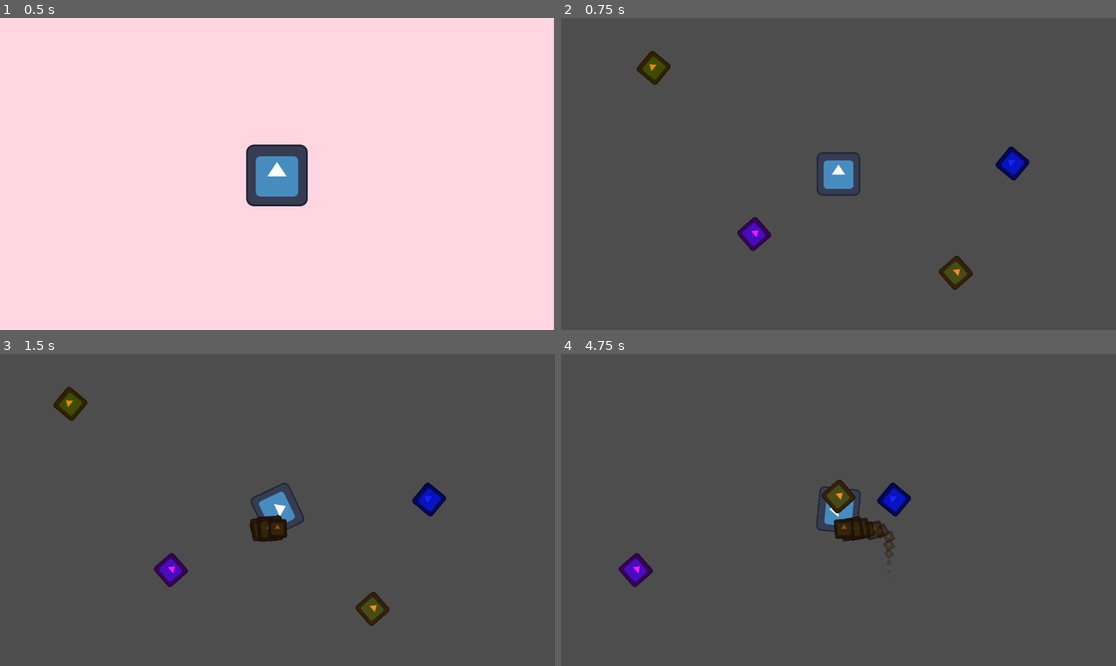
Above: before the commit, frames 1-4 (two rows, left to right).
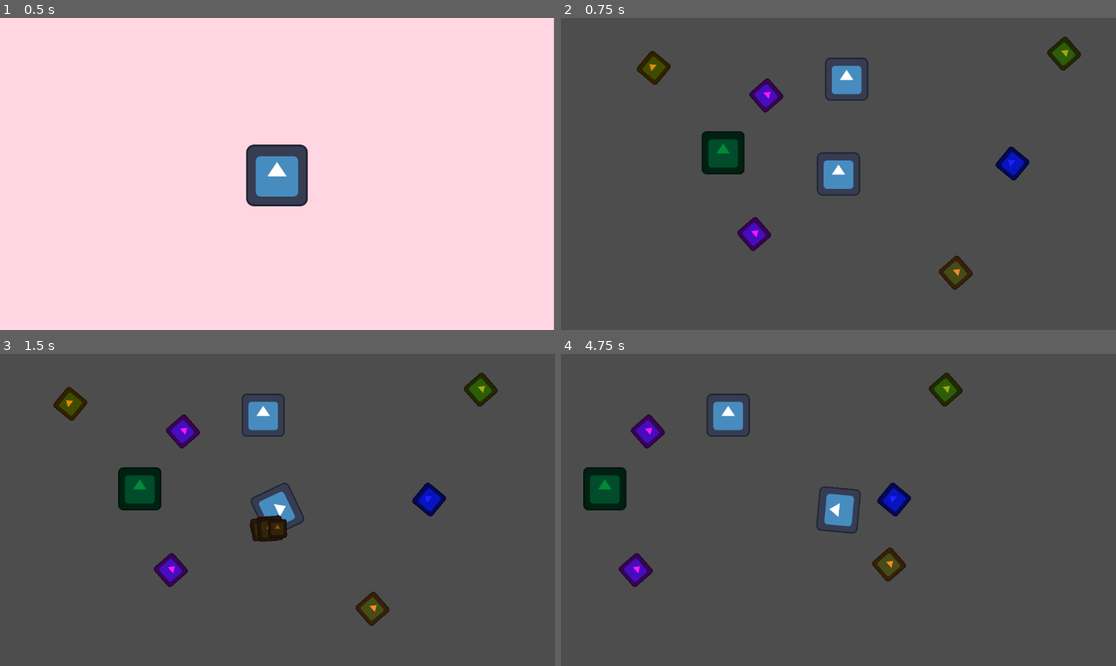
Above: after the commit, the same moments.

Repository: EdsonUso/tomom
Game: Godot game, scene res://scenes/MainMenu.tscn
The game is run twice, just before and just after one commit, with the same random seed, the same clock (stepped at 60 frames per second) and the same inputs. The engine's default icon, where the game draws it, is replaced by a stand-in: a white triangle on a blue panel in a dark square.
Inputs (mouse positions are in pixels of both pictures, inside the frame that each line leads up to):
- Up to frame 1 (0.5 s): no input
- Up to frame 2 (0.75 s): click (838, 174) at 0.5 s
- Up to frame 3 (1.5 s): tap Enter at 1.25 s; move the mouse to (399, 494) at 1.27 s; hold D (move_right) from 1.28 s (still down); hold Space (interagir) from 1.28 s (still down); click (399, 494) at 1.42 s
- Up to frame 4 (4.75 s): tap Q (drop_item, bound only after the commit) at 1.55, 2.1, 3.8 s; move the mouse to (727, 525) at 2.02 s; release D (move_right) at 2.03 s; release Space (interagir) at 2.03 s; hold S (move_down) 2.03-2.78 s; click (727, 525) at 2.17 s; tap R (toggle_wiring_mode, bound only after the commit) at 2.3, 4.55 s; move the mouse to (894, 441) at 2.77 s; hold D (move_right) 2.78-3.53 s; hold R (toggle_wiring_mode, bound only after the commit) 2.78-3.53 s; click (894, 441) at 2.92 s; tap Space (interagir) at 3.05, 3.6 s; move the mouse to (810, 572) at 3.52 s; hold W (move_up) 3.53-4.28 s; click (810, 572) at 3.67 s; move the mouse to (1005, 556) at 4.27 s; hold A (move_left) from 4.28 s (still down); hold Q (drop_item, bound only after the commit) from 4.28 s (still down); click (1005, 556) at 4.42 s

Frame 1 is identical in both runs. In frame 2, 2.5% of the frame differs, in the area x 25-94%, y 6-51%; in frame 3, 2.5%; in frame 4, 4.0%, in the area x 4-73%, y 6-73%.

Commit message:
:sparkles: feat - buttons

Diff:
--- a/project.godot
+++ b/project.godot
@@ -19,6 +19,11 @@
 
 MusicManager="*res://MusicManager.tscn"
 EventManager="*res://event_manager.tscn"
+
+[global_group]
+
+activator=""
+connectable=""
 
 [input]
 
@@ -52,6 +57,16 @@
 , Object(InputEventKey,"resource_local_to_scene":false,"resource_name":"","device":-1,"window_id":0,"alt_pressed":false …(183 unchanged characters)…
 ]
 }
+drop_item={
+"deadzone": 0.2,
+"events": [Object(InputEventKey,"resource_local_to_scene":false,"resource_name":"","device":-1,"window_id":0,"alt_pressed":false,"shift_pressed":false,"ctrl_pressed":false,"meta_pressed":false,"pressed":false,"keycode":0,"physical_keycode":81,"key_label":0,"unicode":113,"location":0,"echo":false,"script":null)
+]
+}
+toggle_wiring_mode={
+"deadzone": 0.2,
+"events": [Object(InputEventKey,"resource_local_to_scene":false,"resource_name":"","device":-1,"window_id":0,"alt_pressed":false,"shift_pressed":false,"ctrl_pressed":false,"meta_pressed":false,"pressed":false,"keycode":0,"physical_keycode":82,"key_label":0,"unicode":114,"location":0,"echo":false,"script":null)
+]
+}
 
 [layer_names]
 
--- /dev/null
+++ b/resettable_button.gd
@@ -0,0 +1,24 @@
+extends Area2D
+
+signal pressed
+signal relased
+
+@onready var animation_player: AnimationPlayer = $AnimationPlayer
+
+var bodies_on_top:int = 0
+
+func _on_body_entered(body) -> void:
+
+	if bodies_on_top == 0:
+		animation_player.play("press_down")
+		pressed.emit()
+
+	bodies_on_top += 1
+
+
+func _on_body_exited(body) -> void:
+	bodies_on_top -= 1
+
+	if bodies_on_top == 0:
+		animation_player.play("pressed_up")
+		relased.emit()
--- /dev/null
+++ b/scenes/Box.tscn
@@ -0,0 +1,4 @@
+[gd_scene format=3 uid="uid://bbuimdch8v6tq"]
+
+[node name="Box" type="RigidBody2D" groups=["activator"]]
+mass = 0.676
--- a/scenes/Cutscene.tscn
+++ b/scenes/Cutscene.tscn
@@ -42,19 +42,32 @@
 "values": [Color(0.589561, 0.133689, 0.319568, 1)]
 }
 
-[sub_resource type="Animation" id="Animation_g23k1"]
-resource_name = "fade_out"
+[sub_resource type="Animation" id="Animation_wphk0"]
+resource_name = "cutscene_animais"
+length = 5.0
 tracks/0/type = "value"
 tracks/0/imported = false
 tracks/0/enabled = true
-tracks/0/path = NodePath("../Panel:modulate")
+tracks/0/path = NodePath(".:position")
 tracks/0/interp = 1
 tracks/0/loop_wrap = true
 tracks/0/keys = {
-"times": PackedFloat32Array(0, 0.82),
-"transitions": PackedFloat32Array(1, 1),
+"times": PackedFloat32Array(0, 2.99, 5),
+"transitions": PackedFloat32Array(1, 1, 1),
 "update": 0,
-"values": [Color(1, 1, 1, 1), Color(1, 1, 1, 0)]
+"values": [Vector2(617, -149), Vector2(630, 275), Vector2(630, 275)]
+}
+tracks/1/type = "value"
+tracks/1/imported = false
+tracks/1/enabled = true
+tracks/1/path = NodePath(".:modulate")
+tracks/1/interp = 1
+tracks/1/loop_wrap = true
+tracks/1/keys = {
+"times": PackedFloat32Array(0),
+"transitions": PackedFloat32Array(1),
+"update": 0,
+"values": [Color(0.548199, 0.234524, 9.62615e-08, 1)]
 }
 
 [sub_resource type="Animation" id="Animation_mn5u2"]
@@ -86,32 +99,19 @@
 "values": [Color(0.454853, 0.171979, 0.636583, 1)]
 }
 
-[sub_resource type="Animation" id="Animation_wphk0"]
-resource_name = "cutscene_animais"
-length = 5.0
+[sub_resource type="Animation" id="Animation_g23k1"]
+resource_name = "fade_out"
 tracks/0/type = "value"
 tracks/0/imported = false
 tracks/0/enabled = true
-tracks/0/path = NodePath(".:position")
+tracks/0/path = NodePath("../Panel:modulate")
 tracks/0/interp = 1
 tracks/0/loop_wrap = true
 tracks/0/keys = {
-"times": PackedFloat32Array(0, 2.99, 5),
-"transitions": PackedFloat32Array(1, 1, 1),
+"times": PackedFloat32Array(0, 0.82),
+"transitions": PackedFloat32Array(1, 1),
 "update": 0,
-"values": [Vector2(617, -149), Vector2(630, 275), Vector2(630, 275)]
-}
-tracks/1/type = "value"
-tracks/1/imported = false
-tracks/1/enabled = true
-tracks/1/path = NodePath(".:modulate")
-tracks/1/interp = 1
-tracks/1/loop_wrap = true
-tracks/1/keys = {
-"times": PackedFloat32Array(0),
-"transitions": PackedFloat32Array(1),
-"update": 0,
-"values": [Color(0.548199, 0.234524, 9.62615e-08, 1)]
+"values": [Color(1, 1, 1, 1), Color(1, 1, 1, 0)]
 }
 
 [sub_resource type="AnimationLibrary" id="AnimationLibrary_wphk0"]
@@ -123,6 +123,7 @@
 }
 
 [node name="CutsceneManager" type="CanvasLayer"]
+visible = false
 script = ExtResource("1_g23k1")
 
 [node name="Panel" type="Panel" parent="."]
--- /dev/null
+++ b/scenes/Door.tscn
@@ -0,0 +1,84 @@
+[gd_scene load_steps=7 format=3 uid="uid://2msfnfj1exd8"]
+
+[ext_resource type="Script" uid="uid://s6c7v4sbe0bx" path="res://src/door.gd" id="1_eyv6f"]
+[ext_resource type="Texture2D" uid="uid://bbpuykvydq6v6" path="res://icon.svg" id="2_mg2as"]
+
+[sub_resource type="RectangleShape2D" id="RectangleShape2D_eyv6f"]
+size = Vector2(135, 134)
+
+[sub_resource type="Animation" id="Animation_ao1jx"]
+length = 0.001
+tracks/0/type = "value"
+tracks/0/imported = false
+tracks/0/enabled = true
+tracks/0/path = NodePath("Sprite2D:modulate")
+tracks/0/interp = 1
+tracks/0/loop_wrap = true
+tracks/0/keys = {
+"times": PackedFloat32Array(0),
+"transitions": PackedFloat32Array(1),
+"update": 0,
+"values": [Color(1, 1, 1, 1)]
+}
+tracks/1/type = "value"
+tracks/1/imported = false
+tracks/1/enabled = true
+tracks/1/path = NodePath("CollisionShape2D:disabled")
+tracks/1/interp = 1
+tracks/1/loop_wrap = true
+tracks/1/keys = {
+"times": PackedFloat32Array(0),
+"transitions": PackedFloat32Array(1),
+"update": 1,
+"values": [false]
+}
+
+[sub_resource type="Animation" id="Animation_1ebfc"]
+resource_name = "open"
+length = 2.0
+tracks/0/type = "value"
+tracks/0/imported = false
+tracks/0/enabled = true
+tracks/0/path = NodePath("Sprite2D:modulate")
+tracks/0/interp = 1
+tracks/0/loop_wrap = true
+tracks/0/keys = {
+"times": PackedFloat32Array(0, 0.97),
+"transitions": PackedFloat32Array(1, 1),
+"update": 0,
+"values": [Color(1, 1, 1, 1), Color(0.0313726, 0.0313726, 0.0313726, 0)]
+}
+tracks/1/type = "value"
+tracks/1/imported = false
+tracks/1/enabled = true
+tracks/1/path = NodePath("CollisionShape2D:disabled")
+tracks/1/interp = 1
+tracks/1/loop_wrap = true
+tracks/1/keys = {
+"times": PackedFloat32Array(0, 1.11, 1.25),
+"transitions": PackedFloat32Array(1, 1, 1),
+"update": 1,
+"values": [false, false, true]
+}
+
+[sub_resource type="AnimationLibrary" id="AnimationLibrary_y7q0m"]
+_data = {
+&"RESET": SubResource("Animation_ao1jx"),
+&"open": SubResource("Animation_1ebfc")
+}
+
+[node name="Door" type="StaticBody2D"]
+collision_layer = 2
+script = ExtResource("1_eyv6f")
+
+[node name="Sprite2D" type="Sprite2D" parent="."]
+texture = ExtResource("2_mg2as")
+
+[node name="CollisionShape2D" type="CollisionShape2D" parent="."]
+position = Vector2(-1.5, -4)
+shape = SubResource("RectangleShape2D_eyv6f")
+
+[node name="AnimationPlayer" type="AnimationPlayer" parent="."]
+libraries = {
+&"": SubResource("AnimationLibrary_y7q0m")
+}
--- /dev/null
+++ b/scenes/dummy_button.tscn
@@ -0,0 +1,6 @@
+[gd_scene load_steps=2 format=3 uid="uid://vi3d7u3pbmnp"]
+
+[ext_resource type="PackedScene" uid="uid://h8c67hl00bin" path="res://scenes/item.tscn" id="1_f6pcu"]
+
+[node name="dummy_button" instance=ExtResource("1_f6pcu")]
+item_id = &"dummy_button"
--- /dev/null
+++ b/scenes/moveable_button.tscn
@@ -0,0 +1,11 @@
+[gd_scene load_steps=3 format=3 uid="uid://dx65155fda6dp"]
+
+[ext_resource type="PackedScene" uid="uid://h8c67hl00bin" path="res://scenes/item.tscn" id="1_ns8gr"]
+[ext_resource type="Script" uid="uid://dow7xpvnig60x" path="res://src/moveable_button.gd" id="2_5tmpt"]
+
+[node name="moveable_button" instance=ExtResource("1_ns8gr")]
+script = ExtResource("2_5tmpt")
+item_id = &"moveable_button"
+
+[node name="Sprite2D" parent="." index="0"]
+modulate = Color(0.634506, 0.662978, 0.0449781, 1)
--- a/scenes/player_testtscn.tscn
+++ b/scenes/player_testtscn.tscn
@@ -13,6 +13,7 @@
 size = Vector2(148, 134)
 
 [node name="Player" type="CharacterBody2D" groups=["player"]]
+collision_mask = 15
 script = ExtResource("1_70asp")
 
 [node name="Sprite2D" type="Sprite2D" parent="."]
@@ -43,3 +44,5 @@
 
 [node name="PickupItem" type="AudioStreamPlayer" parent="."]
 stream = ExtResource("5_5sloj")
+
+[node name="WireLinePreview" type="Line2D" parent="."]
--- /dev/null
+++ b/scenes/presure_plate.tscn
@@ -0,0 +1,60 @@
+[gd_scene load_steps=7 format=3 uid="uid://hlv36q1qk8ri"]
+
+[ext_resource type="Script" uid="uid://bgbyrav17nop5" path="res://src/pressure_plate.gd" id="1_fpofk"]
+[ext_resource type="Texture2D" uid="uid://bbpuykvydq6v6" path="res://icon.svg" id="1_gqlow"]
+
+[sub_resource type="RectangleShape2D" id="RectangleShape2D_rfsdn"]
+
+[sub_resource type="Animation" id="Animation_mb115"]
+length = 0.001
+tracks/0/type = "value"
+tracks/0/imported = false
+tracks/0/enabled = true
+tracks/0/path = NodePath("Sprite2D:modulate")
+tracks/0/interp = 1
+tracks/0/loop_wrap = true
+tracks/0/keys = {
+"times": PackedFloat32Array(0),
+"transitions": PackedFloat32Array(1),
+"update": 0,
+"values": [Color(0, 0.541176, 0.227451, 1)]
+}
+
+[sub_resource type="Animation" id="Animation_fpofk"]
+resource_name = "press_down"
+length = 2.0
+tracks/0/type = "value"
+tracks/0/imported = false
+tracks/0/enabled = true
+tracks/0/path = NodePath("Sprite2D:modulate")
+tracks/0/interp = 1
+tracks/0/loop_wrap = true
+tracks/0/keys = {
+"times": PackedFloat32Array(0, 1),
+"transitions": PackedFloat32Array(1, 1),
+"update": 0,
+"values": [Color(0, 0.541176, 0.227451, 1), Color(0, 0, 0, 1)]
+}
+
+[sub_resource type="AnimationLibrary" id="AnimationLibrary_863vh"]
+_data = {
+&"RESET": SubResource("Animation_mb115"),
+&"press_down": SubResource("Animation_fpofk")
+}
+
+[node name="PresurePlate" type="Area2D"]
+script = ExtResource("1_fpofk")
+
+[node name="CollisionShape2D" type="CollisionShape2D" parent="."]
+shape = SubResource("RectangleShape2D_rfsdn")
+
+[node name="Sprite2D" type="Sprite2D" parent="."]
+modulate = Color(0, 0.541176, 0.227451, 1)
+texture = ExtResource("1_gqlow")
+
+[node name="AnimationPlayer" type="AnimationPlayer" parent="."]
+libraries = {
+&"": SubResource("AnimationLibrary_863vh")
+}
+
+[connection signal="body_entered" from="." to="." method="_on_body_entered"]
--- /dev/null
+++ b/scenes/resettable_button.tscn
@@ -0,0 +1,7 @@
+[gd_scene load_steps=3 format=3 uid="uid://dpk8nimb57nw2"]
+
+[ext_resource type="PackedScene" uid="uid://hlv36q1qk8ri" path="res://scenes/presure_plate.tscn" id="1_oifpc"]
+[ext_resource type="Script" uid="uid://dvd3n75smkuct" path="res://resettable_button.gd" id="2_oh10e"]
+
+[node name="ResettableButton" instance=ExtResource("1_oifpc")]
+script = ExtResource("2_oh10e")
--- a/scenes/room.tscn
+++ b/scenes/room.tscn
@@ -6,6 +6,11 @@
 [ext_resource type="PackedScene" uid="uid://ch62ajwdx7sv3" path="res://scenes/hole_animais.tscn" id="5_jxe34"]
 [ext_resource type="PackedScene" uid="uid://cbn0qmo5psm6a" path="res://scenes/Cutscene.tscn" id="5_qvc4m"]
 [ext_resource type="PackedScene" uid="uid://da5n03856xl1a" path="res://scenes/icone_animal.tscn" id="6_jn645"]
+[ext_resource type="PackedScene" uid="uid://hlv36q1qk8ri" path="res://scenes/presure_plate.tscn" id="7_7dqbv"]
+[ext_resource type="PackedScene" uid="uid://2msfnfj1exd8" path="res://scenes/Door.tscn" id="8_ybpoa"]
+[ext_resource type="PackedScene" uid="uid://dx65155fda6dp" path="res://scenes/moveable_button.tscn" id="9_ybpoa"]
+[ext_resource type="PackedScene" uid="uid://bmo0x1kdjuuo7" path="res://wire.tscn" id="10_eom3m"]
+[ext_resource type="PackedScene" uid="uid://dr77l6ekow1ko" path="res://scenes/wire_roll.tscn" id="11_tk5fv"]
 
 [node name="Room" type="Node2D"]
 
@@ -22,7 +27,6 @@
 position = Vector2(-105, 264)
 
 [node name="CutsceneManager" parent="." instance=ExtResource("5_qvc4m")]
-visible = false
 
 [node name="WorldTile" type="Node" parent="."]
 
@@ -32,5 +36,20 @@
 [node name="Icone_Animal" parent="." instance=ExtResource("6_jn645")]
 position = Vector2(493, 379)
 
+[node name="PresurePlate" parent="." instance=ExtResource("7_7dqbv")]
+position = Vector2(-197, 23)
+
+[node name="Door" parent="." instance=ExtResource("8_ybpoa")]
+position = Vector2(169, -195)
+
+[node name="moveable_button" parent="." instance=ExtResource("9_ybpoa")]
+position = Vector2(814, -271)
+
+[node name="Wire" parent="." instance=ExtResource("10_eom3m")]
+
+[node name="wire_roll" parent="." instance=ExtResource("11_tk5fv")]
+position = Vector2(-69, -147)
+
 [connection signal="item_delivered" from="Hole" to="CutsceneManager" method="start_cutscene"]
 [connection signal="item_delivered" from="hole_animais" to="CutsceneManager" method="start_cutscene"]
+[connection signal="pressed" from="PresurePlate" to="Door" method="open_door"]
--- /dev/null
+++ b/scenes/wire_roll.tscn
@@ -0,0 +1,6 @@
+[gd_scene load_steps=2 format=3 uid="uid://dr77l6ekow1ko"]
+
+[ext_resource type="PackedScene" uid="uid://h8c67hl00bin" path="res://scenes/item.tscn" id="1_grwig"]
+
+[node name="wire_roll" instance=ExtResource("1_grwig")]
+item_id = &"wire_roll"
--- /dev/null
+++ b/src/connective_button.gd
@@ -0,0 +1,32 @@
+extends Area2D
+
+class_name ConnectableButton
+
+signal pressed
+signal released
+
+
+var is_activated: bool = false
+
+@onready var animation_player: AnimationPlayer = $AnimationPlayer
+var linked_button: Node = null
+
+func set_linked_button(button_node: Node) -> void:
+	linked_button = button_node
+
+func activate():
+	if is_activated: return
+
+	is_activated = true
+	animation_player.play("press_down")
+	pressed.emit()
+
+	if is_instance_valid(linked_button):
+		linked_button.force_activate()
+
+func force_active() ->void:
+	if is_activated : return
+	is_activated = true
+
+	animation_player.play("press_down")
+	#Não emitir sinal para não evitar loops
--- /dev/null
+++ b/src/door.gd
@@ -0,0 +1,23 @@
+extends StaticBody2D
+
+
+@onready var animation_player: AnimationPlayer = $AnimationPlayer
+@onready var colisor: CollisionShape2D = $CollisionShape2D
+
+var is_open: bool = false
+
+func open_door() -> void:
+	if animation_player.is_playing():
+		return
+
+	print("Porta recebendo comando de abrir")
+	animation_player.play("open")
+	is_open = true
+
+
+func close_door() -> void:
+	if not is_open:
+		return
+	is_open = false
+
+	animation_player.play("close")
--- /dev/null
+++ b/src/moveable_button.gd
@@ -0,0 +1,56 @@
+extends AreaItem
+
+class_name MovableButton
+
+signal pressed
+signal released
+
+var is_activated: bool = false
+var is_on_ground: bool = true # O botão começa no chão
+var linked_button: Node = null
+
+@onready var animation_player: AnimationPlayer = $AnimationPlayer
+
+func _ready():
+	# Conecta o sinal do próprio Area2D (que ele herda de Item)
+	# para detectar quando o jogador pisa nele.
+	self.body_entered.connect(_on_body_entered)
+	# self.body_exited.connect(_on_body_exited) # Para lógica de resetar
+
+func _on_body_entered(body):
+	# O botão só funciona se estiver no chão E não tiver sido ativado permanentemente.
+	if not is_on_ground or is_activated:
+		return
+
+	if body.is_in_group("player"):
+		activate()
+
+# --- Funções Públicas ---
+
+func activate():
+	if is_activated: return
+	is_activated = true
+	animation_player.play("press_down")
+	pressed.emit()
+	if is_instance_valid(linked_button):
+		linked_button.force_activate()
+
+func force_activate():
+	if is_activated: return
+	is_activated = true
+	animation_player.play("press_down")
+
+func set_linked_button(button_node: Node):
+	linked_button = button_node
+
+# --- Funções para o Player Chamar ---
+
+func on_pickup():
+	"""Chamada pelo jogador quando este item é pego."""
+	is_on_ground = false
+	# Esconde a linha de conexão se houver uma
+	# (lógica de fio visual pode ser adicionada aqui)
+
+func on_drop():
+	"""Chamada pelo jogador quando este item é solto."""
+	is_on_ground = true
--- a/src/player_movement.gd
+++ b/src/player_movement.gd
@@ -4,37 +4,35 @@
 
 @export_group("Movement")
 @export var speed: float = 300.0
-
-@export_range(0.0, 1.0) var friction: float = 0.1 ## Quão rapido o jogador para
-@export_range(0.0, 1.0) var acceleration: float = 0.2 ##Quã rapido a velocidade aumenta
+@export_range(0.0, 1.0) var friction: float = 0.1
+@export_range(0.0, 1.0) var acceleration: float = 0.2
 
 @export_group("Juice")
 @export var enable_rotation_juice: bool = true
-@export_range(0.0, 0.1) var rotation_smoothing: float = 0.1 ## Suavidade na rotação
+@export_range(0.0, 0.1) var rotation_smoothing: float = 0.1
+@export var enable_squash_juice: bool = true
+@export var squash_factor: float = 0.1
 
-@onready var dust_particles: GPUParticles2D = $dust_particles
+@export_group("Grab & Drop")
+var item_in_reach: AreaItem = null
+var carried_item: AreaItem = null
 
+var has_wire: bool = false
+var is_in_wiring_mode: bool = false
+var first_button_to_connect: Node = null
 var was_moving: bool = false
 
-@export var enable_squash_juice: bool = true
-@export var squash_factor: float = 0.1 ## Quão forte é o efeito de "achatar"
+const wire_scene = preload("res://wire.tscn")
 
+@onready var wire_line_preview: Line2D = $WireLinePreview
+@onready var dust_particles: GPUParticles2D = $dust_particles
 @onready var sprite: Sprite2D = $Sprite2D
-
-@onready var collision:CollisionShape2D = $Colisor
-
-
-@export_group("Grab & Drop")
-var item_in_reach: Area2D = null
-var carried_item: AreaItem = null
-
-@onready var interaction_area:Area2D = $interaction_area
-
+@onready var collision: CollisionShape2D = $Colisor
+@onready var interaction_area: Area2D = $interaction_area
 @onready var pickup_item_sound: AudioStreamPlayer = $PickupItem
 
-
 func _ready() -> void:
-	await get_tree().process_frame #Espera para garantir que o shape foi inicializado
+	await get_tree().process_frame
 
 	interaction_area.area_entered.connect(_on_interaction_area_entered)
 	interaction_area.area_exited.connect(_on_interaction_area_exited)
@@ -42,30 +40,57 @@
 	if collision and collision.shape:
 		var half_height = collision.shape.get_rect().size.y / 2.0
 		dust_particles.position.y = half_height
-		print("Posição do emissor de poeira ajustada para: ", dust_particles.position)
+
+	wire_line_preview.visible = false
+	wire_line_preview.width = 3.0
+	wire_line_preview.default_color = Color.RED
 
 
 func _unhandled_input(event: InputEvent) -> void:
 	if event.is_action_pressed("interagir"):
 		if not carried_item and is_instance_valid(item_in_reach):
-			#Pegar item
-			carried_item = item_in_reach
-			item_in_reach = null
+			if item_in_reach.item_id == "wire_roll":
+				has_wire = true
+				item_in_reach.queue_free()
+			else:
+				carried_item = item_in_reach
+				item_in_reach = null
+				carried_item.reparent(self)
+				carried_item.get_node("Colisor").disabled = true
+				carried_item.position = Vector2(0, -40)
+				pickup_item_sound.play()
 
-			carried_item.reparent(self)
-			carried_item.get_node("Colisor").disabled = true
-			carried_item.position = Vector2(0, -40) #Posição acima da cabeça
+				if carried_item.has_method("on_pickup"):
+					carried_item.on_pickup()
 
-			pickup_item_sound.play()
+	if event.is_action_pressed("drop_item"):
+		if is_instance_valid(carried_item):
+			var item_to_drop = carried_item
 
-			print("Item capturado: ", carried_item.item_id)
+			self.remove_child(item_to_drop)
+			get_tree().current_scene.add_child(item_to_drop)
+			item_to_drop.global_position = self.global_position
+			item_to_drop.get_node("Colisor").disabled = false
+
+			if item_to_drop.has_method("on_drop"):
+				item_to_drop.on_drop()
+
+			carried_item = null
+
+	if has_wire and event.is_action_pressed("toggle_wiring_mode"):
+		print("botão de toggle ativado!")
+		is_in_wiring_mode = !is_in_wiring_mode
+		if not is_in_wiring_mode:
+			first_button_to_connect = null
+			wire_line_preview.visible = false
+
+	if is_in_wiring_mode and event is InputEventMouseButton and event.is_pressed():
+		handle_wiring_click(event.position)
 
 
 func _physics_process(delta: float) -> void:
 	var input_direction: Vector2 = Input.get_vector("move_left", "move_right", "move_up", "move_down")
-
 	var target_velocity: Vector2 = input_direction * speed
-
 
 	if input_direction != Vector2.ZERO:
 		velocity = velocity.lerp(target_velocity, acceleration)
@@ -73,49 +98,84 @@
 		velocity = velocity.lerp(Vector2.ZERO, friction)
 
 	var is_moving: bool = velocity.length() > 1.0
-
 	if is_moving and not was_moving:
 		emit_dust_particles()
+	was_moving = is_moving
 
 	move_and_slide()
+	apply_juice_effects(input_direction)
 
-	apply_juice_effects(input_direction)
+	if is_in_wiring_mode and is_instance_valid(first_button_to_connect):
+		wire_line_preview.global_position = Vector2.ZERO
+		wire_line_preview.points[0] = first_button_to_connect.global_position
+		wire_line_preview.points[1] = get_global_mouse_position()
+
+
+func handle_wiring_click(mouse_position: Vector2):
+	var world_space = get_world_2d().direct_space_state
+	var query_params = PhysicsRayQueryParameters2D.create(get_global_mouse_position(), get_global_mouse_position())
+	var result = world_space.intersect_point(query_params, 1)
+
+	if result.is_empty():
+		return
+
+	var clicked_node = result[0].collider
+	if not clicked_node.is_in_group("connectable"):
+		return
+
+	if not is_instance_valid(first_button_to_connect):
+		first_button_to_connect = clicked_node
+		wire_line_preview.points = [first_button_to_connect.global_position, get_global_mouse_position()]
+		wire_line_preview.visible = true
+	else:
+		var second_button = clicked_node
+		if second_button != first_button_to_connect:
+			first_button_to_connect.set_linked_button(second_button)
+			second_button.set_linked_button(first_button_to_connect)
+			create_permanent_wire(first_button_to_connect, second_button)
+
+			has_wire = false
+			is_in_wiring_mode = false
+			first_button_to_connect = null
+			wire_line_preview.visible = false
+
+
+func create_permanent_wire(button_a, button_b) -> void:
+	var wire_instance = wire_scene.instantiate()
+	get_tree().current_scene.add_child(wire_instance)
+	wire_instance.points = [button_a.global_position, button_b.global_position]
+	wire_instance.width = 5.0
+	wire_instance.default_color = Color.GREEN
 
 
 func apply_juice_effects(input_dir: Vector2) -> void:
-
 	if enable_rotation_juice and velocity.length() > 10:
-		var target_angle = velocity.angle() + PI / 2 # Adiciona 90 graus(PI/2 radianos) para alinhar o sprite
+		var target_angle = velocity.angle() + PI / 2
 		sprite.rotation = lerp_angle(sprite.rotation, target_angle, rotation_smoothing)
 
 	if enable_squash_juice:
 		var squash_intensity = velocity.length() / speed
 		var squash_amount = 1.0 - squash_intensity * squash_factor
 		var stretch_amuount = 1.0 + squash_intensity * squash_factor
+		var target_scale = Vector2(stretch_amuount, squash_amount)
 
-		var target_scale = Vector2(stretch_amuount, squash_amount)
 		if input_dir == Vector2.ZERO:
-			target_scale ==  Vector2.ONE # Retorna o tamanho normal quando parado
+			target_scale = Vector2.ONE
 
 		sprite.scale = sprite.scale.lerp(target_scale, 0.1)
 
-#region SINAIS
+
 func emit_dust_particles() -> void:
 	if velocity.length() > 0:
 		dust_particles.rotation = velocity.angle() - PI
-
 		dust_particles.emitting = true
 
+
 func _on_interaction_area_entered(area: AreaItem) -> void:
-	print("Interagindo")
 	if area.is_in_group("coletaveis"):
 		item_in_reach = area
-		print("Item ao alcance: ", area.item_id)
 
 
 func _on_interaction_area_exited(area: AreaItem) -> void:
 	if area == item_in_reach:
 		item_in_reach = null
-		print("Item fora de alcance")
-
-#endregion
--- /dev/null
+++ b/src/pressure_plate.gd
@@ -0,0 +1,13 @@
+extends ConnectableButton
+
+class_name Pressure
+
+
+func _on_body_entered(body: Player) -> void:
+
+	if is_activated:
+		return
+
+	animation_player.play("press_down")
+	pressed.emit()
+	is_activated = true
--- /dev/null
+++ b/wire.tscn
@@ -0,0 +1,3 @@
+[gd_scene format=3 uid="uid://bmo0x1kdjuuo7"]
+
+[node name="Wire" type="Line2D"]
Not shown, added: resettable_button.gd.uid
Not shown: 1 places in scenes/room.tscn that only renumber resources
Not shown, added: src/connective_button.gd.uid
Not shown, added: src/door.gd.uid
Not shown, added: src/moveable_button.gd.uid
Not shown, added: src/pressure_plate.gd.uid
